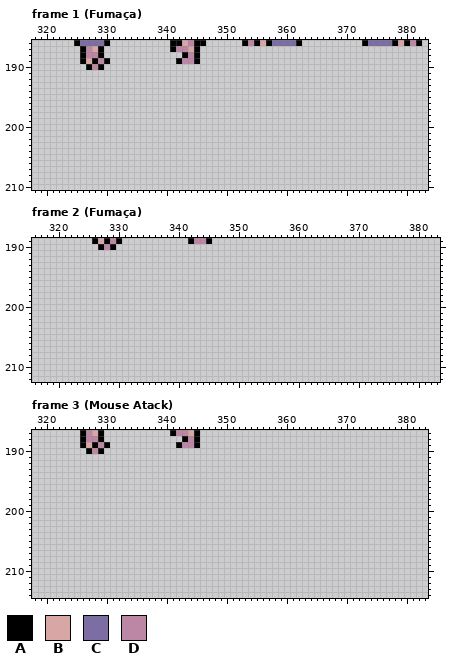
Pixel-art file -- Entregas/ase/Sprites/Sprite-0005.ase. That is the earlier state.
384x384 pixels, 57 frames. Pixels under 10% opacity are left out. Colours within 5 levels of each other are drawn and written as one. Shown: frame 1 (Fumaça): x 318..383, y 186..210; frame 2 (Fumaça): x 316..383, y 189..212; frame 3 (Mouse Atack): x 318..383, y 187..214. The commit also changed other frames or places, which this record leaves out.
Visible layers, top first: "Animações", "Hitbox" hard light, "Desenhos".
Palette (. is transparent): A #000000  B #d9a6a6  C #7c6da2  D #bc87a5
Pixels before, frame 1 (Fumaça), first column x 325:
186 ACCCCA..........AABDAA......ADABACCCCA..........ACCCCABADA
187 .ADBA...........ADDBA.....................................
188 .ADDA.............ADA.....................................
189 .ABADA...........ADDA.....................................
190 ..ADA.....................................................
Pixels before, frame 2 (Fumaça), first column x 326:
189 ABADA...........ADDA
190 .ADA................
Pixels before, frame 3 (Mouse Atack), first column x 326:
187 ADBA...........ADDBA
188 ADDA.............ADA
189 ABADA...........ADDA
190 .ADA................
The result:
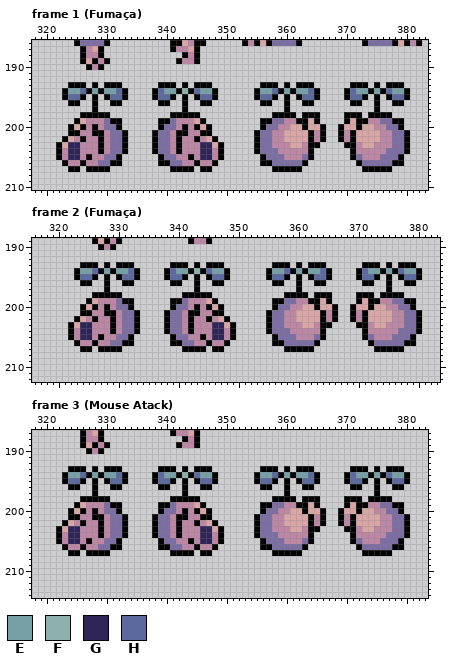
Colours new in this view: E #769fa6  F #8bb0ad  G #2f2556  H #5c699f
From old to new:
Frame 1 (Fumaça), layer "Desenhos":
y 193: x 324..326 ... -> AAA; x 328 . -> A; x 330..332 ... -> AAA; x 339..341 ... -> AAA; x 343 . -> A; x 345..347 ... -> AAA; x 356..358 ... -> AAA; x 360 . -> A; x 362..364 ... -> AAA; x 371..373 ... -> AAA; x 375 . -> A; x 377..379 ... -> AAA
y 194: x 323..333 ........... -> AEEHAEAEEHA; x 338..348 ........... -> AHEEAFAHEEA; x 355..365 ........... -> AEEHAEAEEHA; x 370..380 ........... -> AHEEAEAHEEA
y 195: x 323..326 .... -> AHHA; x 328 . -> A; x 330..333 .... -> AHHA; x 338..341 .... -> AHHA; x 343 . -> A; x 345..348 .... -> AHHA; x 355..358 .... -> AHHA; x 360 . -> A; x 362..365 .... -> AHHA; x 370..373 .... -> AHHA; x 375 . -> A; x 377..380 .... -> AHHA
y 196: x 324..325 .. -> AA; x 328 . -> A; x 331..332 .. -> AA; x 339..340 .. -> AA; x 343 . -> A; x 346..347 .. -> AA; x 356..357 .. -> AA; x 360 . -> A; x 363..364 .. -> AA; x 371..372 .. -> AA; x 375 . -> A; x 378..379 .. -> AA
y 197: x 328 . -> A; x 343 . -> A; x 360 . -> A; x 375 . -> A
y 198: x 326..330 ..... -> AAAAA; x 341..345 ..... -> AAAAA; x 358..361 .... -> AAAA; x 363..365 ... -> AAA; x 370..372 ... -> AAA; x 374..377 .... -> AAAA
y 199: x 325..332 ........ -> ABDDDCAA; x 339..346 ........ -> AACDDDBA; x 356..365 .......... -> AACCDDAABA; x 370..379 .......... -> ABAADDCCAA
y 200: x 324..332 ......... -> ABADADCCA; x 339..347 ......... -> ACCDADABA; x 356..366 ........... -> ACCDDBBABBA; x 369..379 ........... -> ABBABBDDCCA
y 201: x 324..333 .......... -> AADDAADCCA; x 338..347 .......... -> ACCDAADDAA; x 355..366 ............ -> ACCDDBBBBADA; x 369..380 ............ -> ADABBBBDDCCA
y 202: x 323..333 ........... -> ABDADDADCCA; x 338..348 ........... -> ACCDADDADBA; x 355..366 ............ -> ACCDDBBBBADA; x 369..380 ............ -> ADABBBBDDCCA
y 203: x 322..333 ............ -> ABGGDDDADCCA; x 338..349 ............ -> ACCDADDDGGBA; x 355..365 ........... -> ACCDDDBBDAA; x 370..380 ........... -> AADBBDDDCCA
y 204: x 322..333 ............ -> ADGGDDDADCCA; x 338..349 ............ -> ACCDADDDGGDA; x 355..364 .......... -> ACCCDDDDDA; x 371..380 .......... -> ADDDDDCCCA
y 205: x 322..332 ........... -> ADGGDADDCCA; x 339..349 ........... -> ACCDDADGGDA; x 356..364 ......... -> ACCCDDDCA; x 371..379 ......... -> ACDDDCCCA
y 206: x 323..332 .......... -> ADDADDCCAA; x 339..348 .......... -> AACCDDADDA; x 356..363 ........ -> AACCCCCA; x 372..379 ........ -> ACCCCCAA
y 207: x 324..325 .. -> AA; x 327..330 .... -> AAAA; x 341..344 .... -> AAAA; x 346..347 .. -> AA; x 358..362 ..... -> AAAAA; x 373..377 ..... -> AAAAA
Frame 2 (Fumaça), layer "Desenhos": the same change as frame 1 (Fumaça)
Frame 3 (Mouse Atack), layer "Desenhos": the same change as frame 1 (Fumaça)
Boxes around the changes in both pictures, in picture pixels (x1, y1, x2, y2):
added: (56, 82, 224, 172)
added: (254, 82, 410, 172)
added: (68, 262, 140, 352)
added: (164, 262, 236, 352)
added: (266, 262, 422, 352)
added: (56, 466, 224, 556)
added: (254, 466, 410, 556)
